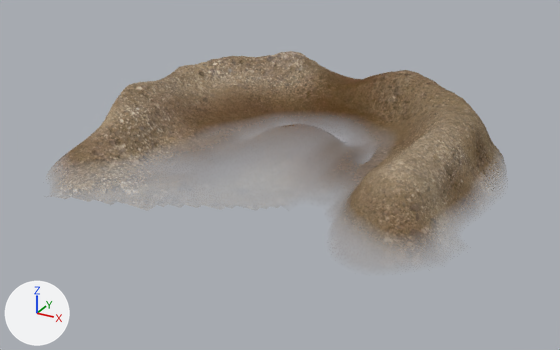
An edit to the Blender file assets_source/mg_bunker.blend, drawn before and after from the same camera.
Before and after are seen from a camera (50 mm lens) standing at (3.19, -5.64, 2.82) and looking at (-0.08, 0.3, -0.14). Arrows for +X, +Y and +Z are at lower left; the lights stay in place.
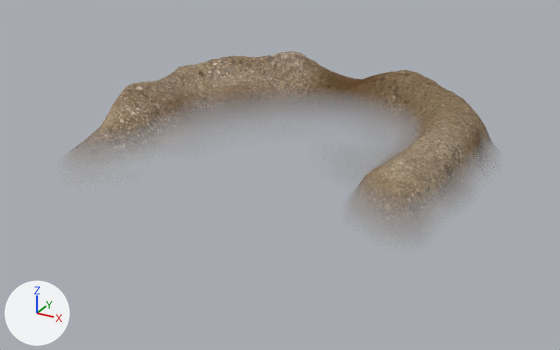
Diff of the bpy script that builds the scene:
```diff
--- a/assets_source/mg_bunker.blend.py
+++ b/assets_source/mg_bunker.blend.py
@@ mat_material_shadowed @@
 mat_material_shadowed = bpy.data.materials.new('Material_shadowed')
-# nodes: BrightContrast, BsdfDiffuse, BsdfTransparent, Math x2, MixShader, NewGeometry, OutputMaterial, SeparateXYZ, TexCoord, TexImage
+# nodes: BrightContrast, BsdfDiffuse, BsdfTransparent, Math x3, MixShader, NewGeometry, OutputMaterial, SeparateXYZ, TexCoord, TexImage
 # uses the picture img_mg_bunker_color
```

Changed parts and their boxes [x1, y1, x2, y2] in the pictures (560 x 350 px):
'object', surface changed: [55, 85, 503, 255] in both
